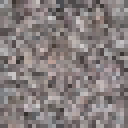
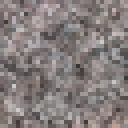
Before/after of a w=128, h=128 layered artwork. What changed in the layer stack:
painted on "Border" over [0, 0, 128, 128]
moved "4" above "3", painted on it over [0, 0, 128, 128]
hid "3", moved it above "2", painted on it over [0, 0, 128, 128]
hid "2", moved it above "1", painted on it over [0, 0, 128, 128]
hid "1", moved it above "0", painted on it over [0, 0, 128, 128]
painted on "0" over [0, 0, 128, 128]
painted on "Layer 1" over [0, 0, 128, 128]
